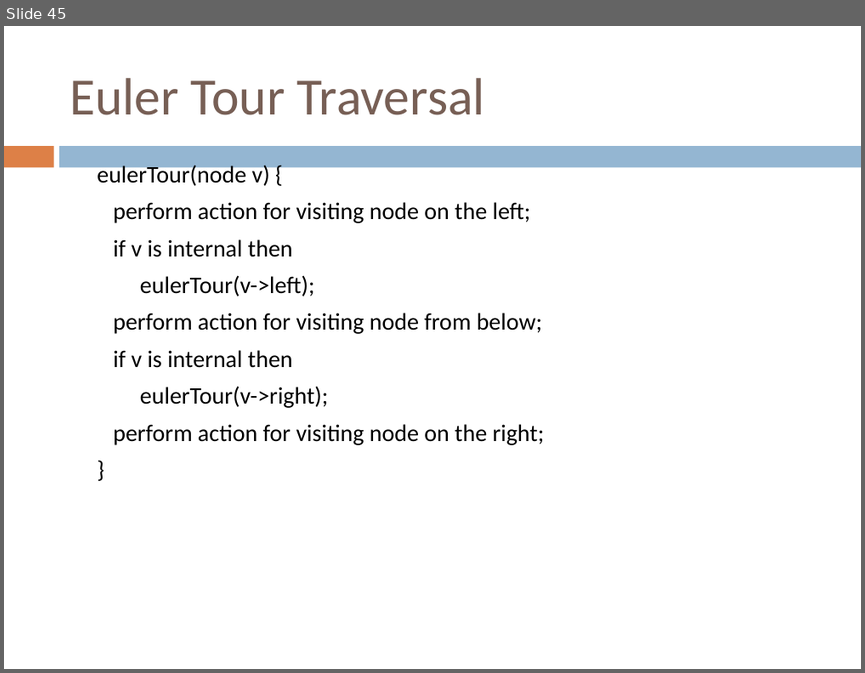
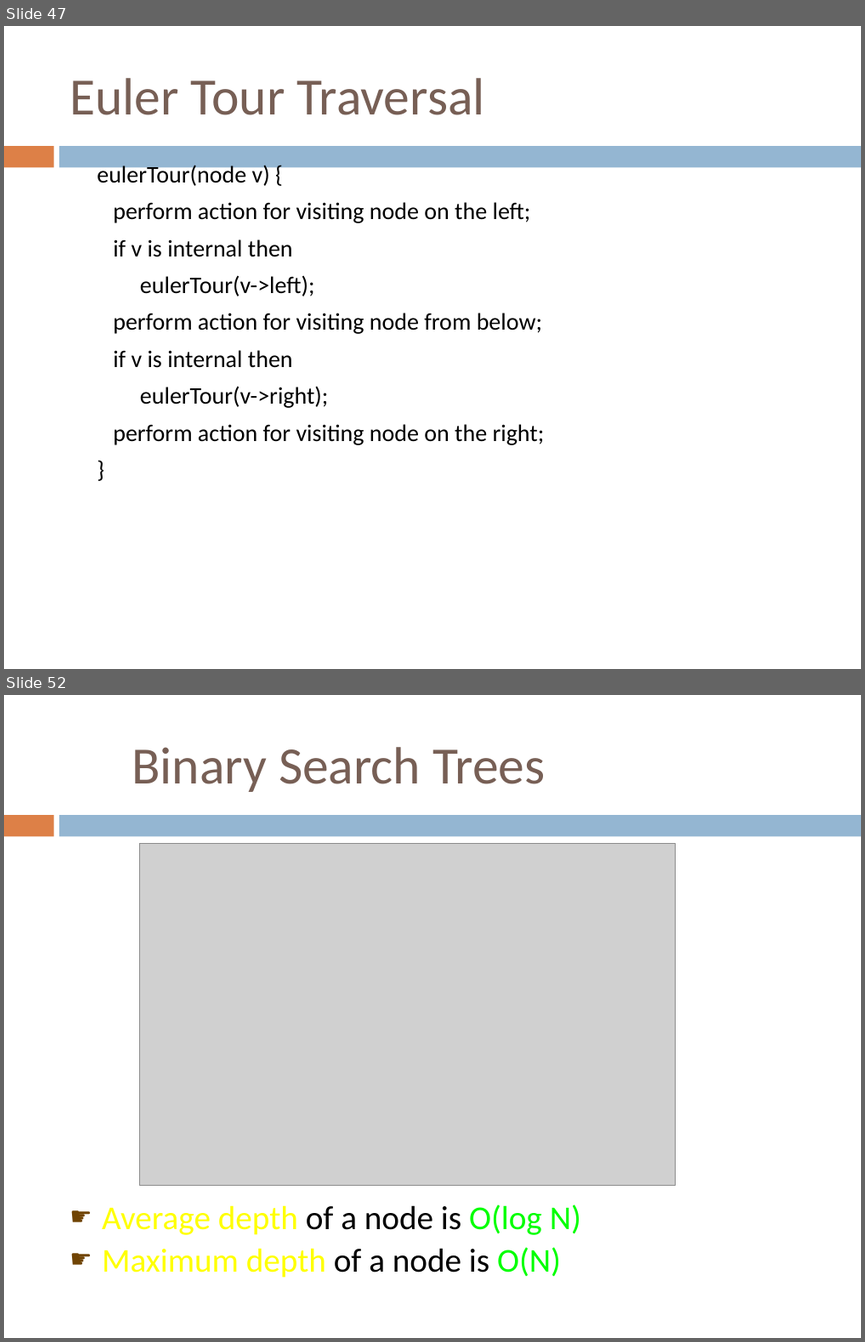
Before and after one commit to sundyCoder/CSK, a slide deck: 3@CSDS/PPT/4@tree.pptx. Shown one above the other, each under a label of ours: slide 45 before the commit, slides 47 and 52 after it; the slides between them are not shown. The pictures are 865x673 and 865x1342 pixels, drawn with LibreOffice and Linux fonts; fonts in the diff are those of the drawing; grey boxes stand for pictures. Boxes give left, top, right and bottom in pixels: in the first picture for what was removed or moved away, otherwise in the second. Text is boxed around its words. In the diff, an @@ line names an element or a change of style, - is before the commit and + after.

```diff
--- a/3@CSDS/PPT/4@tree.pptx
+++ b/3@CSDS/PPT/4@tree.pptx
@@ slide 52 added at <box>4,695,861,1338</box>, background #FFFFFF; not listed: 2 template elements that a slide beside it also shows @@
@@ title added at <box>132,747,545,792</box>, 44 pt, text #775F55 @@
+Binary Search Trees
@@ picture added at <box>139,843,675,1185</box> @@
@@ text added at <box>102,1204,581,1277</box>, 28 pt, text #FFFF00 @@
+☛ Average depth of a node is O(log N)
+☛ Maximum depth of a node is O(N)
@@ what was slide 45 is now slide 47 @@
```
Also in this commit, not shown: 7 slides changed, 26 other slides added, 9 other files.
